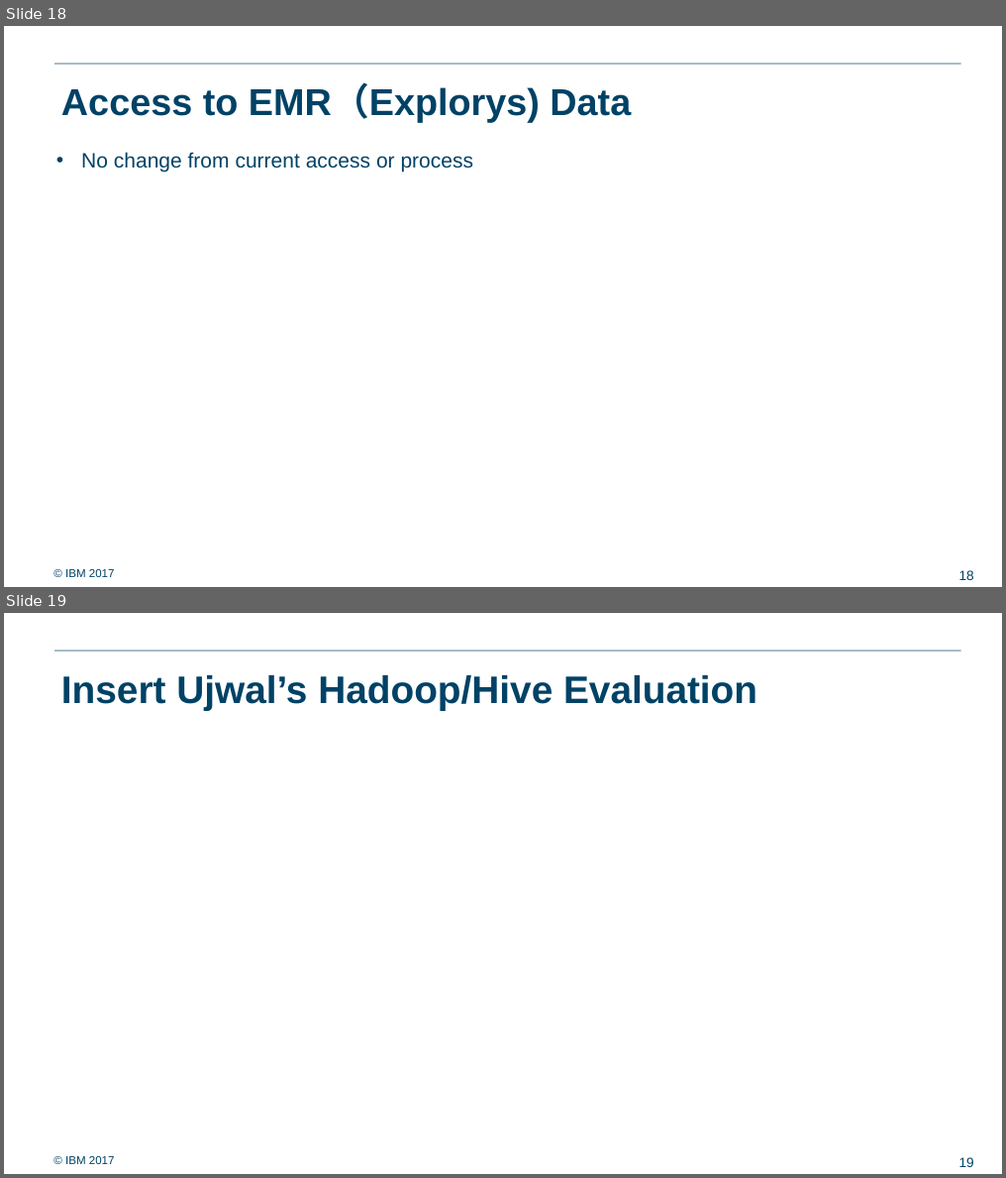
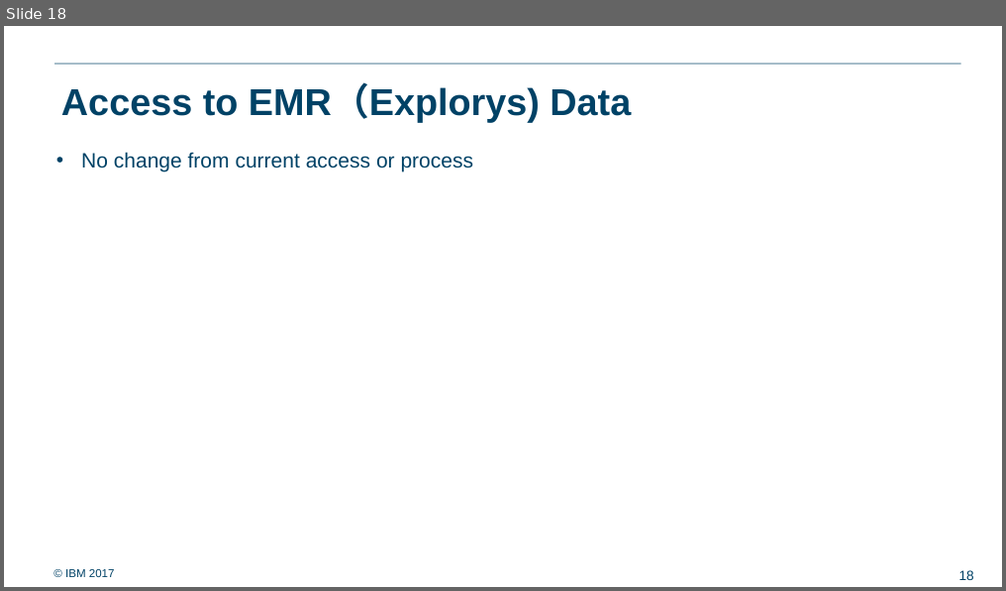
Before and after one commit to ralf0615/Analytics_project_backlog, a slide deck: Stage_2/Analytics Server, Data Management & Storage_v3.pptx. Shown one above the other, each under a label of ours: slides 18 and 19 before the commit, slide 18 after it. The pictures are 1006x1178 and 1006x591 pixels, drawn with LibreOffice and Linux fonts; fonts in the diff are those of the drawing; background and template pictures are left out. Boxes give left, top, right and bottom in pixels: in the first picture for what was removed or moved away, otherwise in the second. Text is boxed around its words. In the diff, an @@ line names an element or a change of style, - is before the commit and + after.

```diff
--- a/Stage_2/Analytics Server, Data Management & Storage_v3.pptx
+++ b/Stage_2/Analytics Server, Data Management & Storage_v3.pptx
@@ slide 19 removed at bbox=[4, 613, 1002, 1174], background #FFFFFF; not listed: 3 template elements that a slide beside it also shows @@
@@ title removed at bbox=[61, 675, 757, 710] @@
-Insert Ujwal’s Hadoop/Hive Evaluation
```
Also in this commit, not shown: 2 slides changed, 1 other file.
